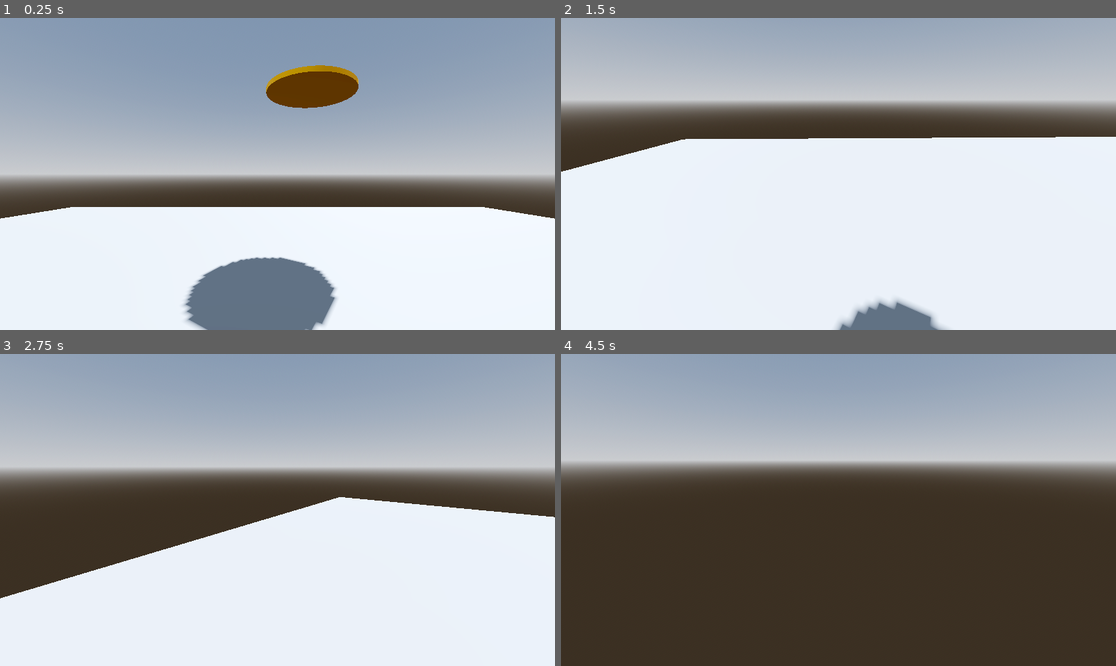
Above: before the commit, frames 1-4 (two rows, left to right).
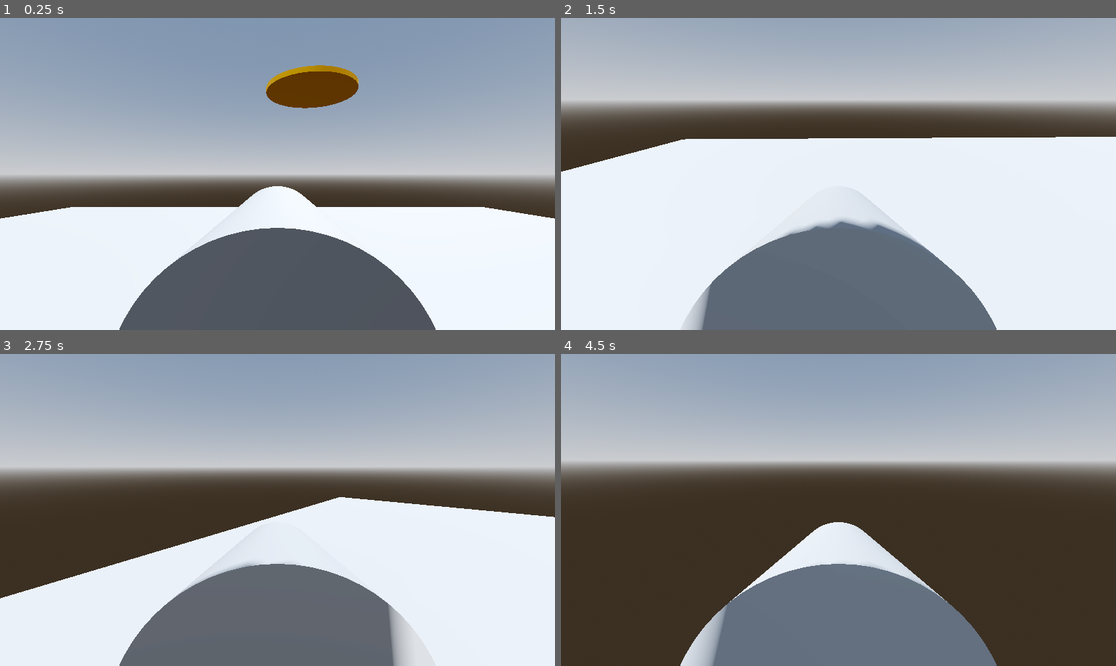
Above: after the commit, the same moments.

Repository: Zawaer/coin-thing
Game: Godot game, scene res://main.tscn
Two runs of this game, one before a commit and one after it. Both use one fixed random seed, a clock stepped at 60 frames per second and the inputs below.
Inputs (mouse positions are in pixels of both pictures, inside the frame that each line leads up to):
- Up to frame 1 (0.25 s): no input
- Up to frame 2 (1.5 s): tap Enter (ui_accept) at 0.5, 0.77 s; move the mouse to (960, 158) at 0.52 s; hold D (right) 0.53-1.28 s; click (960, 158) at 0.67 s; move the mouse to (810, 174) at 1.27 s; hold W (forward) from 1.28 s (still down)
- Up to frame 3 (2.75 s): keep holding W (forward); tap Enter (ui_accept) at 1.52 s; move the mouse to (288, 503) at 2.02 s
- Up to frame 4 (4.5 s): keep holding W (forward); move the mouse to (832, 516) at 2.77 s; tap Enter (ui_accept) at 3.02, 3.77 s; move the mouse to (877, 513) at 3.52 s; move the mouse to (794, 506) at 4.27 s

The runs differ from the first frame. In frame 1, 14% of the frame differs, in the area x 21-79%, y 53-100%; in frame 2, 13%; in frame 3, 13%; in frame 4, 16%.

Commit message:
Remove unused assets and update project configuration
- Deleted CoinThing.pck, CoinThing.png, CoinThing.png.import, and CoinThing.wasm files as they are no longer needed.
- Updated export_presets.cfg to disable thread support for the variant.
- Modified main.tscn to include a new Pipe scene and adjusted the load steps accordingly.

Diff:
--- a/main.tscn
+++ b/main.tscn
@@ -1,7 +1,8 @@
-[gd_scene load_steps=10 format=3 uid="uid://dl8uit8tl7ysn"]
+[gd_scene load_steps=11 format=3 uid="uid://dl8uit8tl7ysn"]
 
 [ext_resource type="Script" uid="uid://ejayi0xckqfg" path="res://player.gd" id="1_ig7tw"]
 [ext_resource type="PackedScene" uid="uid://bc248dop0l2sc" path="res://coin.tscn" id="2_0xm2m"]
+[ext_resource type="PackedScene" uid="uid://crfr8kh16wsq5" path="res://pipe.tscn" id="2_h2yge"]
 
 [sub_resource type="ProceduralSkyMaterial" id="ProceduralSkyMaterial_7dm0k"]
 sky_horizon_color = Color(0.66224277, 0.6717428, 0.6867428, 1)
@@ -59,5 +60,8 @@
 
 [node name="Camera3D" type="Camera3D" parent="CharacterBody3D/Neck"]
 
+[node name="Pipe" parent="CharacterBody3D/Neck/Camera3D" instance=ExtResource("2_h2yge")]
+transform = Transform3D(1, 0, 0, 0, 1, 0, 0, 0, 1, 0, -1.6542845, -1.582653)
+
 [node name="Coin" parent="." instance=ExtResource("2_0xm2m")]
 transform = Transform3D(1, 0, 0, 0, 1, 0, 0, 0, 1, 0.74840355, 3.750475, -4.5775423)
Not shown, removed: export/CoinThing.apple-touch-icon.png.import
Not shown, removed: export/CoinThing.icon.png.import
Not shown, removed: export/CoinThing.png.import
Not shown, changed: export_presets.cfg
Not shown, removed: export/CoinThing.apple-touch-icon.png
Not shown, removed: export/CoinThing.audio.position.worklet.js
Not shown, removed: export/CoinThing.audio.worklet.js
Not shown, removed: export/CoinThing.html
Not shown, removed: export/CoinThing.icon.png
Not shown, removed: export/CoinThing.js
Not shown, removed: export/CoinThing.pck
Not shown, removed: export/CoinThing.png
(and 1 more such lines)
